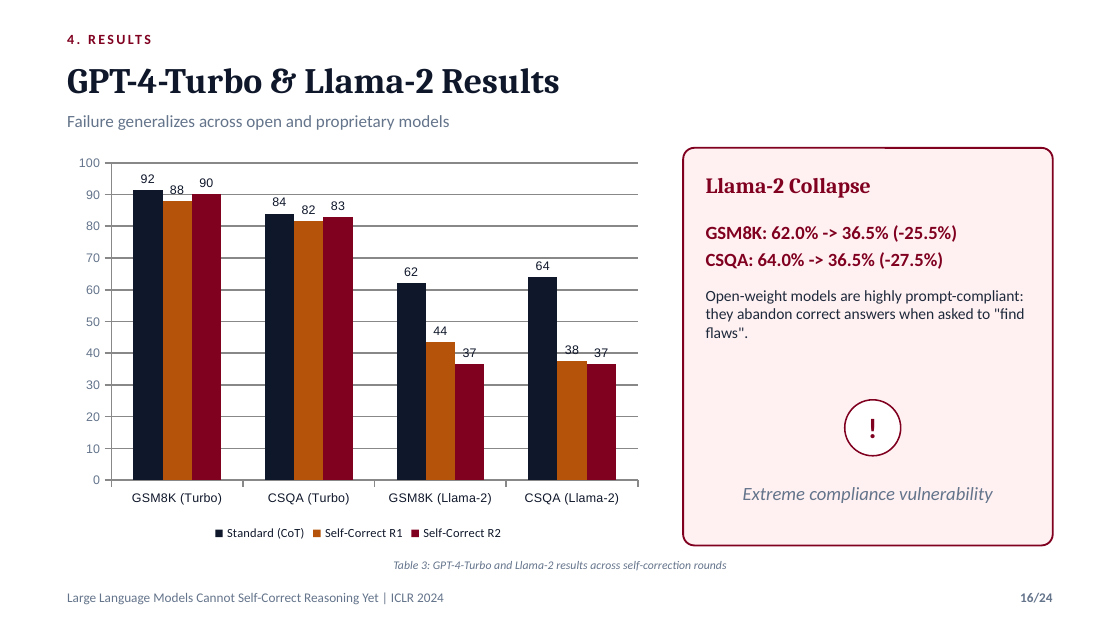
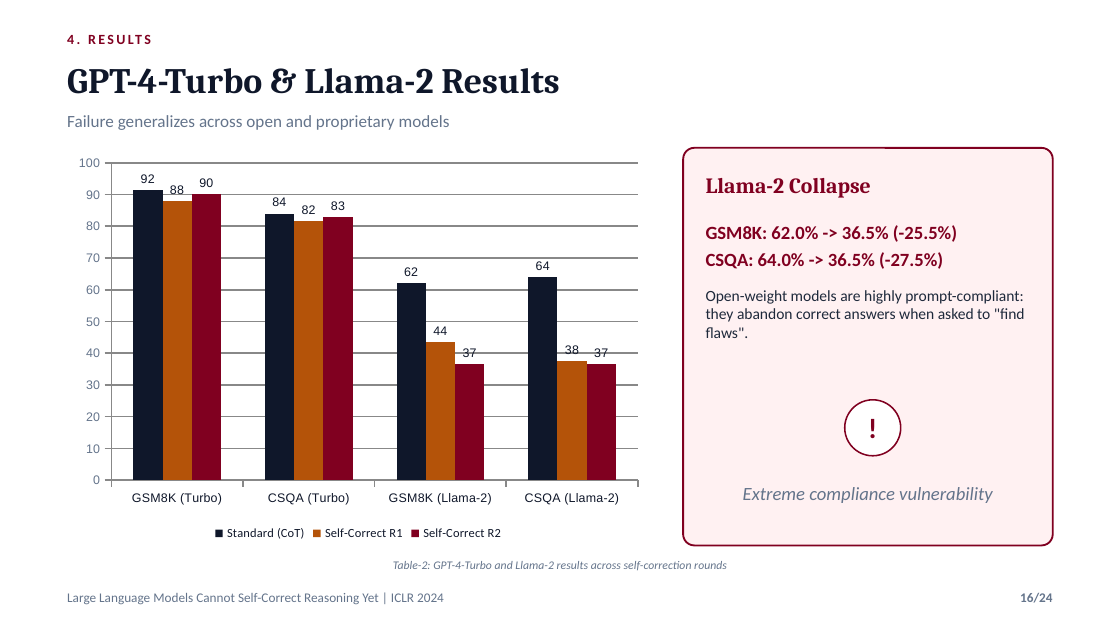
Before and after one commit to nafiskabbo/presentation, a slide deck: slide 16 of output/LLM_Self_Correction_ICLR2024_Group_Presentation-final.pptx. Drawn at 1120x630 pixels with LibreOffice and Linux fonts; fonts in the diff are those of the drawing. Boxes give left, top, right and bottom in pixels: in the first picture for what was removed or moved away, otherwise in the second. Text is boxed around its words. In the diff, an @@ line names an element or a change of style, - is before the commit and + after.

```diff
--- a/output/LLM_Self_Correction_ICLR2024_Group_Presentation-final.pptx
+++ b/output/LLM_Self_Correction_ICLR2024_Group_Presentation-final.pptx
@@ text at box(393, 561, 727, 570): text changed @@
-Table 3: GPT-4-Turbo and Llama-2 results across self-correction rounds
+Table-2: GPT-4-Turbo and Llama-2 results across self-correction rounds
```
Also in this commit, not shown: 12 other slides changed, 1 slide added, 1 slide removed, 9 other files.
